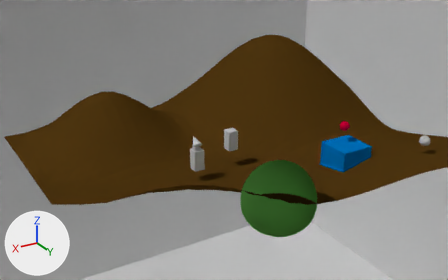
The Blender file sandboxM.blend as it was, and as the next commit left it.
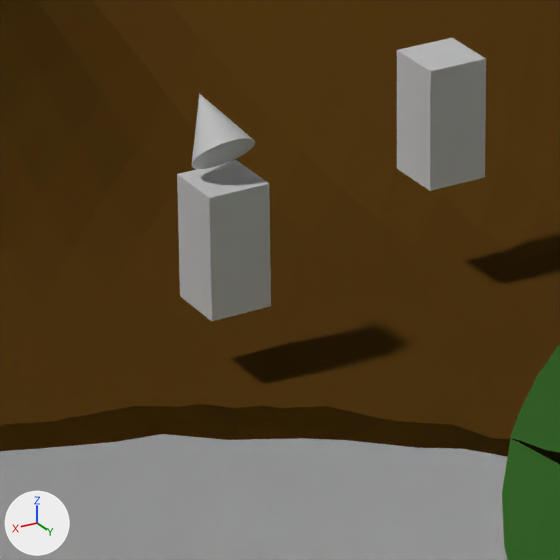
Each version is shown from a camera (50 mm lens) standing at (62.9, 97.1, 52.0) and looking at (7.3, 4.5, 5.7), then close up on the part from 36% to 56% of the width and 43% to 75% of the height. Arrows for +X, +Y and +Z are at lower left; the lights stay in place. Everything nearer to the camera than a plane just in front of the edit is cut away.

The older version as bpy lines, for what is in view:
```python
me_cone_001 = bpy.data.meshes.new('Cone.001')
me_cone_001.from_pydata(...)  # 33 vertices, 33 faces; spans x -1.0..1.0, y -1.37..0.75, z -1.69..0.43
me_cube_000 = bpy.data.meshes.new('Cube.000')
me_cube_000.from_pydata(...)  # 1089 vertices, 1024 faces; spans x -0.91..0.91, y -0.91..0.91, z -0.83..0.18
me_cube_000.materials.append(mat_material_002)  # brown #5f4117
me_cube_030 = bpy.data.meshes.new('Cube.030')
me_cube_030.from_pydata(...)  # a box spanning x -1.0..1.0, y -1.0..1.0, z -1.0..1.0
ob_cone = bpy.data.objects.new('Cone', me_cone_001)
ob_cone.location = (11.91, 2.244, 5.707)
ob_dialoguenpc = bpy.data.objects.new('dialogueNPC', me_cube_030)
ob_dialoguenpc.location = (11.91, 2.24, 1.91)
ob_dialoguenpc.scale = (1.0, 1.0, 2.0)
ob_groundhills = bpy.data.objects.new('groundHills', me_cube_000)
ob_groundhills.location = (0.0, 0.0, 32.93)
ob_groundhills.scale = (42.7, 42.7, 42.7)
# also in view: 'skybox.000' at (3.1, 0.6, 5.3); '_player' at (3.0, 0.0, 3.2); 'activate_sphere' at (5.8, 21.2, 0.0)
```
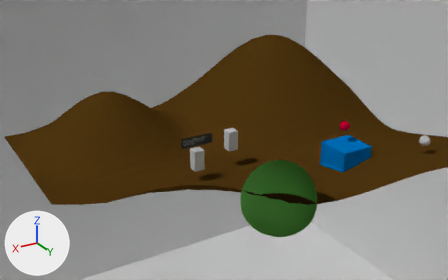
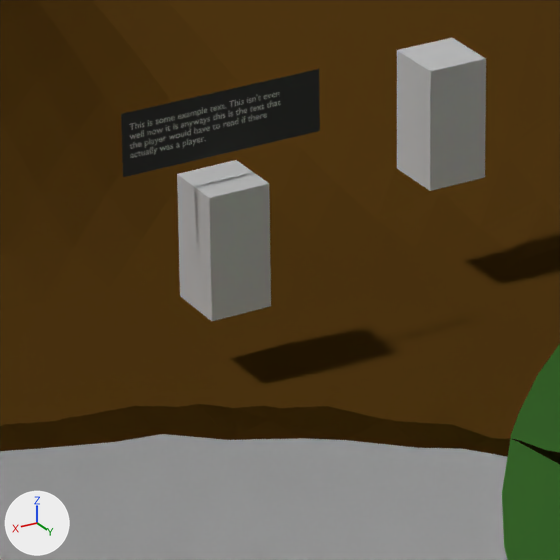
Commit message: Did a small non-overlay dialogue mockup test

The change in detail:
Material 'Material.016' (mat_material_016) is new.
Its base color is (0.0637, 0.0637, 0.0637) (dark grey #474747).
me_cone_001 is used by ob_cone; location (11.91, 2.244, 5.707).
Verts and faces of me_cone_001; kept vertices keep their numbers, new ones are numbered from 33.
me_cone_001 had 33 vertices, 33 faces and spanned x -1.0..1.0, y -1.37..0.75, z -1.69..0.43.
me_cone_001 now has 4 vertices, 1 face and spans x -3.29..3.29, y 0.0, z -1.0..1.0.
me_cone_001 part 1: the whole mesh is rebuilt.
Part 2, on me_cone_001:
New vertex 33 is at (3.29, 0.0, -1.0), pixel (122, 177).
New vertex 34 is at (-3.29, 0.0, -1.0), pixel (319, 130).
New vertex 35 is at (3.29, 0.0, 1.0), pixel (121, 113).
New vertex 36 is at (-3.29, 0.0, 1.0), pixel (319, 68).
New faces: (33, 34, 36, 35).
me_cone_001 now uses material mat_material_016 (dark grey #474747).
Text 'Text.003' (txt_text_003) is new.
Its body is "This is some example text. This isn't even\nwell now it is anyways this is the text that\nthe player would have to read if there \nactually was a player.".
Object 'Text' (ob_text) is new; it shows txt_text_003.
Its parent is ob_cone.
Its matrix parent inverse is Matrix(((1.0, 0.0, 0.0, -11.91), (0.0, 1.0, 0.0, -2.244), (0.0, 0.0, 1.0, -5.707), (0.0, 0.0, 0.0, 1.0))).
Its location is (15.02, 2.394, 6.206).
Its rotation in degrees is (-90, 180, 0).
Its scale is (0.294, 0.294, 0.294).

Where the change shows, as pixel boxes (x1, y1, x2, y2) in the close-ups (560 x 560 px):
'Cone', reshaped (208% wider, 42% taller)
    before: (191, 93, 255, 169)
    after: (121, 69, 320, 177)
'Text', added
    after: (129, 92, 281, 158)
part 1 of me_cone_001, deleted
    before: (191, 93, 255, 169)
part 2 of me_cone_001, added (black)
    after: (121, 69, 320, 177)
